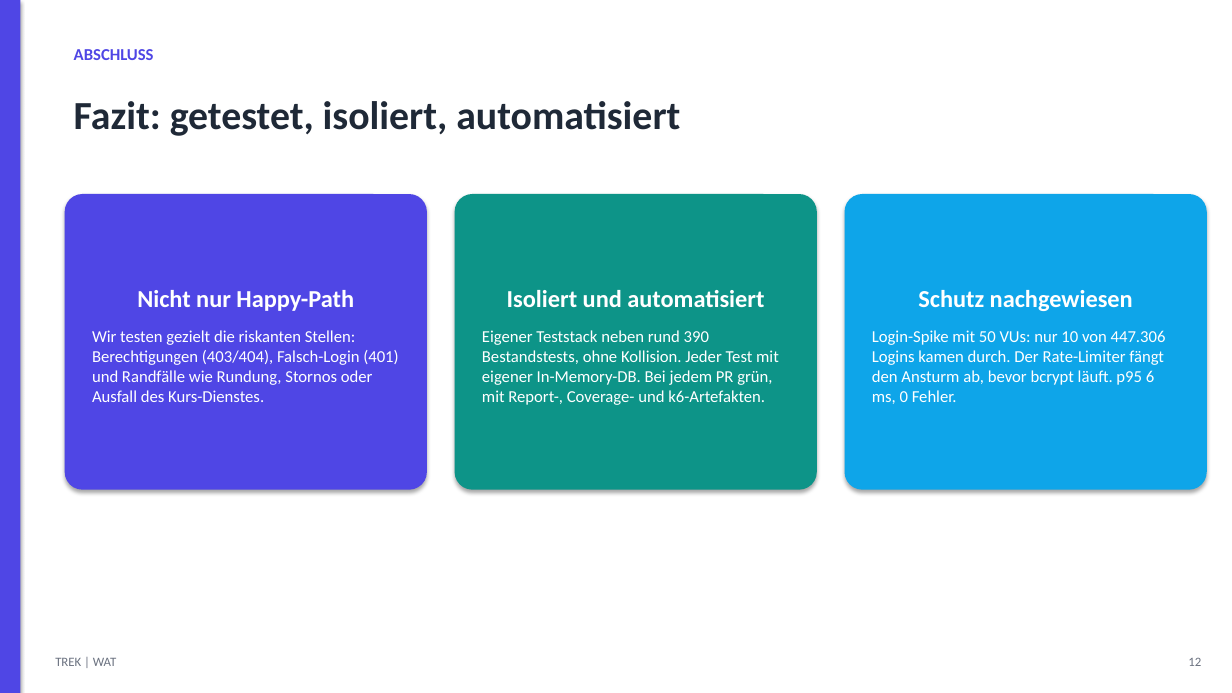
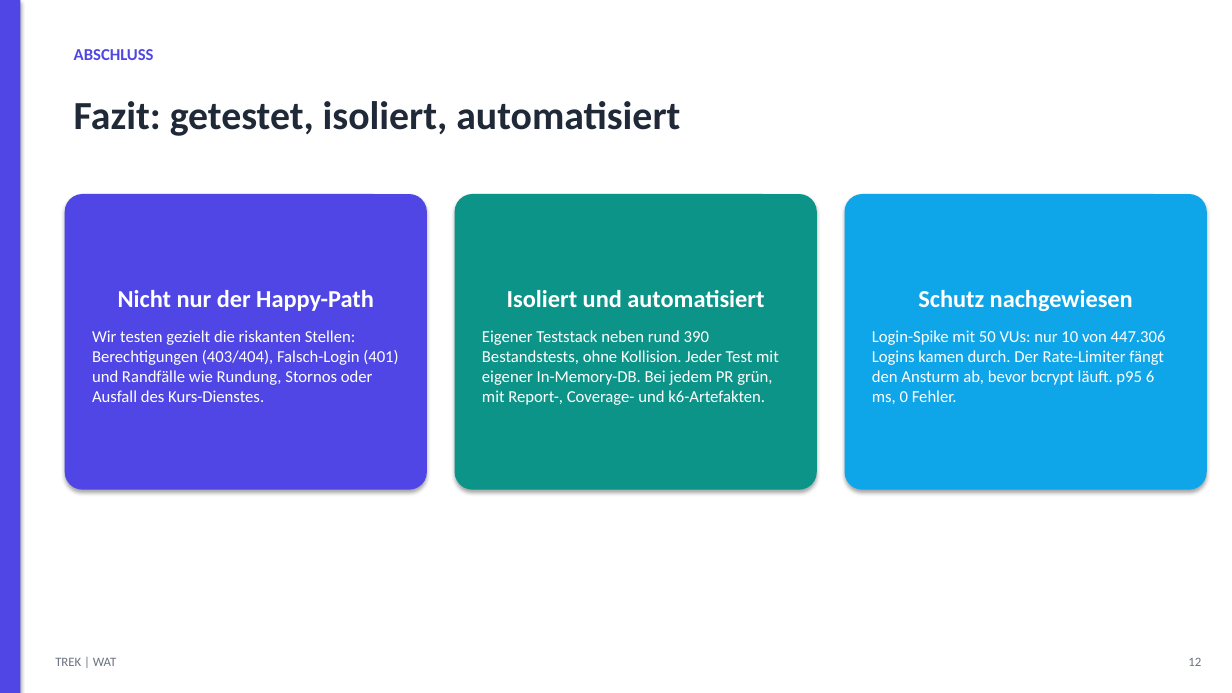
Before and after one commit to luttfab77/TREK-wat4, a slide deck: slide 12 of PRESENTATION.pptx. Drawn at 1232x693 pixels with LibreOffice and Linux fonts; fonts in the diff are those of the drawing. Boxes give left, top, right and bottom in pixels: in the first picture for what was removed or moved away, otherwise in the second. Text is boxed around its words. In the diff, an @@ line names an element or a change of style, - is before the commit and + after.

```diff
--- a/PRESENTATION.pptx
+++ b/PRESENTATION.pptx
@@ text in rounded rectangle at <box>118,290,374,311</box>: text changed @@
-Nicht nur Happy-Path
+Nicht nur der Happy-Path
```
Also in this commit, not shown: 7 other slides changed.
